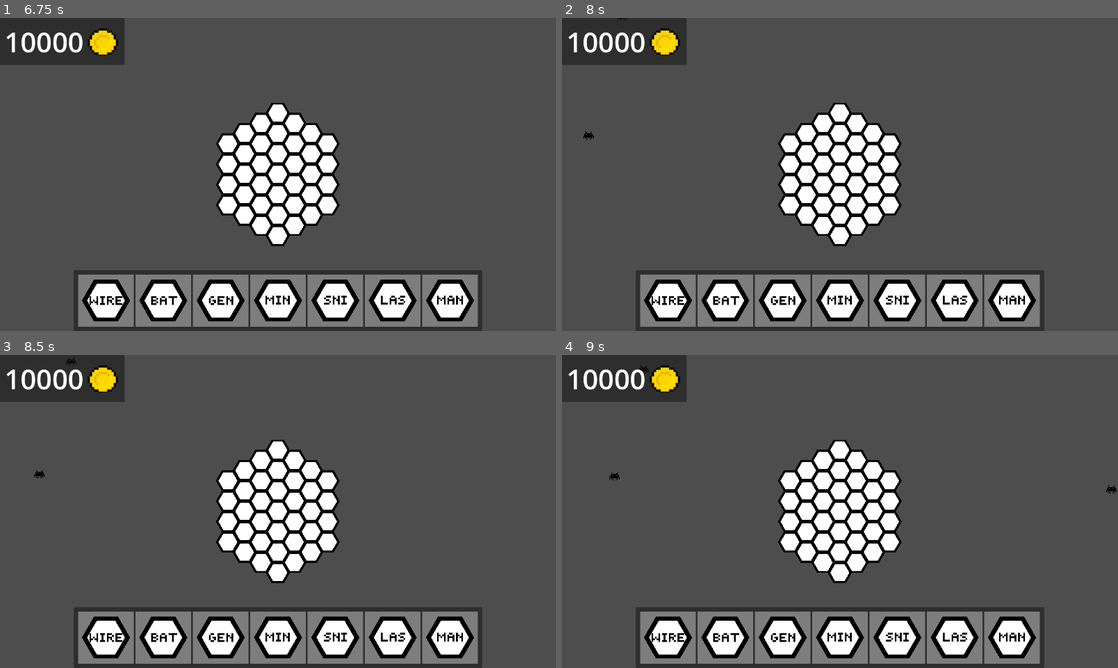
Above: before the commit, frames 1-4 (two rows, left to right).
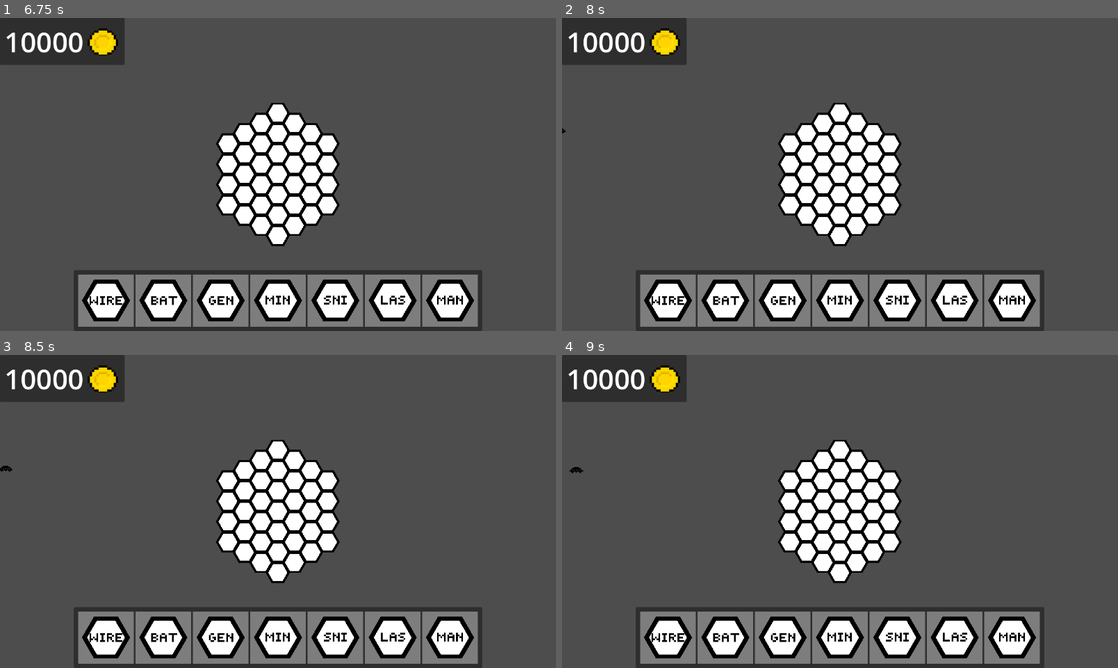
Above: after the commit, the same moments.

Repository: KieranGliver/SpacePowerDefenseGame
Game: Godot game, scene res://Scenes/GameScenes/main.tscn
The game is run twice, just before and just after one commit, with the same random seed, the same clock (stepped at 60 frames per second) and the same inputs.
Inputs (mouse positions are in pixels of both pictures, inside the frame that each line leads up to):
- Up to frame 1 (6.75 s): click "Start" at 0.5 s; click (105, 299) at 1.25 s; click (161, 299) at 2 s; click (222, 299) at 2.75 s; click (278, 299) at 3.5 s; click (333, 299) at 4.25 s; click (394, 299) at 5 s; click (450, 299) at 5.75 s; click (105, 299) at 6.5 s
- Up to frame 2 (8 s): click (723, 299) at 7.25 s
- Up to frame 3 (8.5 s): click (222, 636) at 8 s
- Up to frame 4 (9 s): click (840, 636) at 8.75 s

Frame 1 is identical in both runs. In frame 2, less than 0.1% of the frame differs, in the area x 0-12%, y 0-39%; in frame 3, less than 0.1%; in frame 4, 0.1%, in the area x 1-100%, y 3-45%.

Commit message:
Added Projectile Enemy

Diff:
--- a/Scenes/Enemy/BasicEnemy.tscn
+++ b/Scenes/Enemy/BasicEnemy.tscn
@@ -23,7 +23,6 @@
 texture = ExtResource("2_2ausv")
 
 [node name="CollisionShape2D" parent="." index="1"]
-position = Vector2(0, 0)
 rotation = 1.5708
 shape = SubResource("CapsuleShape2D_eb0jp")
 
--- /dev/null
+++ b/Scenes/Enemy/ProjectileEnemy.tscn
@@ -0,0 +1,49 @@
+[gd_scene load_steps=7 format=3 uid="uid://c47dmgkn03tgr"]
+
+[ext_resource type="PackedScene" uid="uid://cj1d8rkihmwgw" path="res://Scenes/Enemy/enemy.tscn" id="1_8ibjp"]
+[ext_resource type="Script" path="res://projectile_enemy.gd" id="2_c1ygp"]
+[ext_resource type="Texture2D" uid="uid://c5c8a5k5uxngp" path="res://Sprites/prototype/space_invader_4.png" id="3_rvsx1"]
+
+[sub_resource type="CapsuleShape2D" id="CapsuleShape2D_jve2u"]
+radius = 5.0
+
+[sub_resource type="CapsuleShape2D" id="CapsuleShape2D_81kgc"]
+radius = 8.0
+height = 48.0
+
+[sub_resource type="CapsuleShape2D" id="CapsuleShape2D_n726n"]
+radius = 7.0
+height = 38.0
+
+[node name="Enemy" instance=ExtResource("1_8ibjp")]
+script = ExtResource("2_c1ygp")
+damage_value = 1
+attack_range = 300
+max_shield = 0.0
+shield_recharge_rate = 0.0
+
+[node name="Sprite2D" parent="." index="0"]
+texture = ExtResource("3_rvsx1")
+
+[node name="CollisionShape2D" parent="." index="1"]
+position = Vector2(0, -4)
+rotation = 1.5708
+shape = SubResource("CapsuleShape2D_jve2u")
+
+[node name="CollisionShape2D" parent="HurtBox" index="0"]
+position = Vector2(0, -4)
+rotation = 1.5708
+shape = SubResource("CapsuleShape2D_81kgc")
+
+[node name="CollisionShape2D" parent="HitBox" index="0"]
+position = Vector2(0, -4)
+rotation = 1.5708
+shape = SubResource("CapsuleShape2D_n726n")
+
+[node name="AttackTimer" type="Timer" parent="." index="5"]
+one_shot = true
+
+[connection signal="timeout" from="AttackTimer" to="." method="_on_attack_timer_timeout"]
+
+[editable path="HurtBox"]
+[editable path="HitBox"]
--- a/Scenes/Enemy/ShieldedEnemy.tscn
+++ b/Scenes/Enemy/ShieldedEnemy.tscn
@@ -22,15 +22,12 @@
 texture = ExtResource("2_ebnxi")
 
 [node name="CollisionShape2D" parent="." index="1"]
-position = Vector2(0, 0)
 shape = SubResource("CapsuleShape2D_k8pss")
 
 [node name="CollisionShape2D" parent="HurtBox" index="0"]
-rotation = 0.0
 shape = SubResource("CapsuleShape2D_mr2r1")
 
 [node name="CollisionShape2D" parent="HitBox" index="0"]
-rotation = 0.0
 shape = SubResource("CapsuleShape2D_ex8f5")
 
 [node name="BarDisplay" parent="." index="5"]
--- a/Scenes/Enemy/enemy.tscn
+++ b/Scenes/Enemy/enemy.tscn
@@ -38,7 +38,7 @@
 collision_mask = 4
 
 [node name="ShieldTimer" type="Timer" parent="."]
-wait_time = 0.05
+wait_time = 0.1
 one_shot = true
 
 [node name="BarDisplay" type="Node2D" parent="."]
--- a/Scripts/Buildings/building.gd
+++ b/Scripts/Buildings/building.gd
@@ -21,6 +21,9 @@
 		get_tree().get_first_node_in_group("game_manager").add_system_charge(self, charge_rate*delta)
 
 func _on_hurt_box_hurt(damage, _direction, _knockback):
+	damage(damage)
+
+func damage(damage):
 	hp -= damage
 	if hp <= 0:
 		destroy_building()
--- a/Scripts/Enemy/enemy.gd
+++ b/Scripts/Enemy/enemy.gd
@@ -23,6 +23,7 @@
 @onready var shield_bar = $BarDisplay/ShieldBar
 
 var target_pos : Vector2 = Vector2.ZERO
+var building_target : Building = null
 
 func _ready():
 	find_target()
@@ -72,9 +73,9 @@
 	knockback_dir = direction
 
 func find_target():
-	var target_node = Methods.find_closest("building", position)[0]
-	if target_node:
-		target_pos = target_node.global_position
+	building_target = Methods.find_closest("building", position)[0]
+	if building_target:
+		target_pos = building_target.global_position
 	else:
 		target_pos = Vector2.ZERO
 
--- a/Scripts/Utility/data.gd
+++ b/Scripts/Utility/data.gd
@@ -9,7 +9,8 @@
 
 const BASIC_ENEMY = preload("res://Scenes/Enemy/BasicEnemy.tscn")
 const SHIELD_ENEMY = preload("res://Scenes/Enemy/ShieldedEnemy.tscn")
-const SLOW_ENEMY = preload("res://Scenes/Enemy/SlowEnemy.tscn")
+const TANK_ENEMY = preload("res://Scenes/Enemy/SlowEnemy.tscn")
+const PROJECTILE_ENEMY = preload("res://Scenes/Enemy/ProjectileEnemy.tscn")
 
 var weapon_stats = {
 	"minigun": {
@@ -46,6 +47,15 @@
 		{
 			"time_start": 0,
 			"time_end": 30,
+			"enemy": PROJECTILE_ENEMY,
+			"enemy_num": 3,
+			"enemy_spawn_delay": 3
+		}
+	],
+	[
+		{
+			"time_start": 0,
+			"time_end": 30,
 			"enemy": BASIC_ENEMY,
 			"enemy_num": 3,
 			"enemy_spawn_delay": 3
@@ -53,7 +63,7 @@
 		{
 			"time_start": 10,
 			"time_end": 30,
-			"enemy": SLOW_ENEMY,
+			"enemy": TANK_ENEMY,
 			"enemy_num": 1,
 			"enemy_spawn_delay": 5
 		},
--- /dev/null
+++ b/projectile_enemy.gd
@@ -0,0 +1,60 @@
+extends Enemy
+
+const TRACER_PREFAB = preload("res://Scenes/Buildings/Weapons/Effects/tracer.tscn")
+
+@onready var attack_timer = $AttackTimer
+
+@export var damage_value = 1
+@export var attack_range = 300
+
+var attacking : bool = false
+
+func _physics_process(delta):
+	if not attacking:
+		var direction = Vector2(0, 0)
+
+		# if knockback exists apply knockback and reduce it otherwise move towards the player
+		if knockback <= 0:
+
+			direction = global_position.direction_to(target_pos)
+			velocity = direction * SPEED
+
+			if direction.x > 0:
+				sprite.flip_h = true
+			elif direction.x < 0:
+				sprite.flip_h = false
+
+		else:
+			direction = knockback_dir
+			velocity = direction * knockback
+			knockback = knockback - knockback_resistance
+
+		move_and_slide()
+
+		if target_pos.distance_to(global_position) <= attack_range:
+			attacking = true
+
+	elif attack_timer.is_stopped():
+		_on_attack_timer_timeout()
+
+
+func _on_attack_timer_timeout():
+	shoot()
+
+
+func shoot():
+	create_tracer(to_local(target_pos))
+	if building_target:
+		building_target.damage(damage_value)
+	attack_timer.start()
+
+
+func create_tracer(end_pos: Vector2):
+	var tracer = TRACER_PREFAB.instantiate()
+	tracer.points = [Vector2.ZERO, end_pos]
+	add_child(tracer)
+
+func find_target():
+	super()
+	attack_timer.stop()
+	attacking = false
Binary file added: Sprites/prototype/space_invader_4.png
Not shown, added: Sprites/prototype/space_invader_4.png.import
